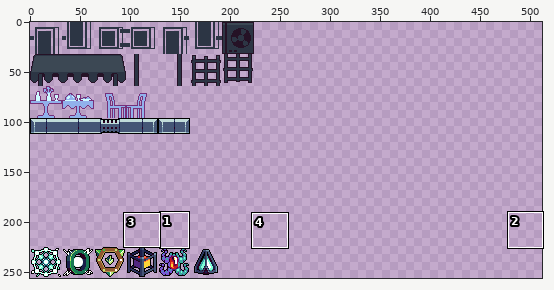
Two states of a sprite sheet, pics/CityTilesOverlay.png. Above, an overview of the earlier version with the close-up marked.
Close-up. The starting point:
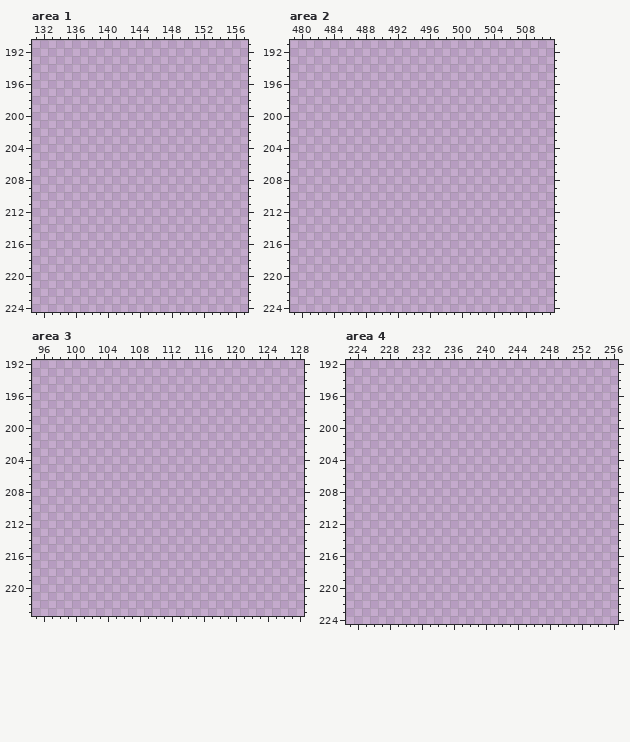
The file is 512x256 pixels. Shown: area 1: x 131..157, y 191..224; area 2: x 479..511, y 191..224; area 3: x 95..128, y 192..223; area 4: x 223..256, y 192..224. The commit also changed other parts of the picture, which this record leaves out.
After:
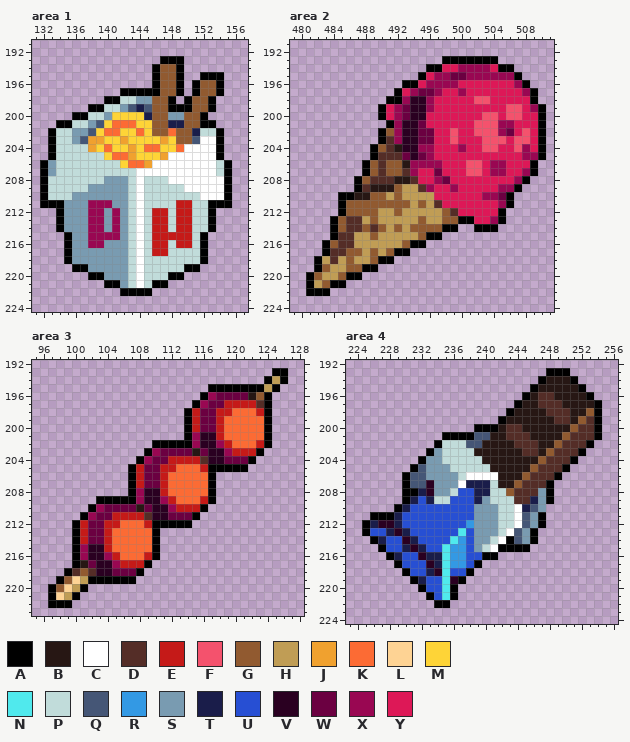
Palette (. is transparent): A #000000  B #271714  C #ffffff  D #542d27  E #c51a18  F #f4526d  G #915a30  H #c09d55  J #f0a12f  K #fc6b34  L #fed394  M #fed437  N #50e9ed  P #c1dcda  Q #455676  R #3399e4  S #799bb1  T #1a1d4a  U #274fd3  V #2a0021  W #6b0041  X #990752  Y #dd1857
Changes in this commit:
Changed rows in their new state; - is an unchanged pixel.
Area 1:
first column x 132:
193 ---------------AAA------
194 --------------AGGA------
195 --------------AGGA--AAA-
196 --------------AGGA-AGGA-
197 ----------AAAAAGGA-AGGA-
198 --------AAPPSSGGA-AGGA--
199 ------AAPPSQTQGGAAAGGA--
200 ----AAPPSMMMMTGGSSGGA---
201 --AAPPSQMKKKMMGGTTGGAA--
202 -APPSSQMKKMMKMGGKGGTPPA-
203 -APPSQJJMMJMMMMJMGGQCCA-
204 -APPPPJMKMMJMKKMMKCCCCA-
205 -APPPPPPMKKJMMMJCCCCCCA-
206 ASPPPPPPPPMKKJCCCCCCCCPA
207 ASPPPPPPPPPPCCCCCCCCCCPA
208 APPPPPPPSSSPCPPPCCCCCCCA
209 APPPPPSSSSSPCPPPPPCCCCCA
210 APPPSSSSSSSPCPPPPPPPCCCA
211 AAASSSXXXSSPCPPPPEEPPAAA
212 --ASSSXXSXSPCPEEPEEPPA--
213 --ASSSXXSXSPCPEEPEEPPA--
214 --ASSSXXSXSPCPEEPEEPPA--
215 ---ASSXXXXSPCPEEEEEPA---
216 ---ASSXXSSSPCPEEPEEPA---
217 ---ASSSSSSSPCPEEPPPPA---
218 ---ASSSSSSSPCPPPPPPPA---
219 ----AASSSSSPCPPPPPAA----
220 ------AASSSPCPPPAA------
221 --------AASPCPAA--------
222 ----------AAAA----------
Area 2:
first column x 481:
193 -----------------AAAAAAA------
194 ---------------AAYYXXXXYAA----
195 --------------AYXXWWXXXXXXA---
196 ------------AAYXXXXYYYYYYYXA--
197 -----------AYXWWXYYXYYYYYYYXA-
198 ----------AAXVVXYYYYYFFYYYYYA-
199 ---------AYXWVVXYYYYYYYYYFFYXA
200 ---------AYXWVVYYYYYYYFFYFFYYA
201 ----------AXVVWYYYYYYFFFXXYYYA
202 ---------AGXVVWWYYFYYFFFXWYFYA
203 ---------ADXVVWWYYFYYYFFFYFFYA
204 --------AGDBVVXXYYYXYYFFYYFXYA
205 --------ADDDWVWXYYYYYYYYYYYXXA
206 -------AGDGGBXXXXYYYFFYXXYYYA-
207 -------AGDGGDXYYWYYYFFYXXYYXA-
208 ------AGDDDBBDYYXWYYYYYYYYXA--
209 ------ADBBBGHHDXYYXYYYYYXXA---
210 ----AABBGGHGHHHHYYYYYYXXWA----
211 ----AGGGGGGGGHGHDYYYYYYYXA----
212 ----AGGGGHHGHHHHHGDYYYYYA-----
213 ---AGDDHGHHHHHGHHGGAAYYXA-----
214 ---AGDDGDGHGHGGGGAA--AAA------
215 ---ADDHHGHHHHHGAA-------------
216 --AGDDHHHHHHGAA---------------
217 --ADDGGHGHGAA-----------------
218 -AHDHGHHGAA-------------------
219 -AGHHGGAA---------------------
220 AGHHGAA-----------------------
221 AHGAA-------------------------
222 AAA---------------------------
Area 3:
first column x 97:
193 ----------------------------AA
194 ---------------------------AHA
195 --------------------AAAAAAAHA-
196 -------------------AXWWWWBGA--
197 ------------------AXWWEEEEDA--
198 -----------------AEWWEEKKKEA--
199 -----------------AEWWEKKKKKA--
200 -----------------AEWWEKKKKKA--
201 -----------------AXVVEKKKKKA--
202 -------------AAAAAXVVXEKKKEA--
203 ------------AXWWWWBWVVXEEEA---
204 -----------AXWWEEEEDVVWWWA----
205 ----------AEWWEEKKKEAAAAA-----
206 ----------AEWWEKKKKKA---------
207 ----------AEWWEKKKKKA---------
208 ----------AXVVEKKKKKA---------
209 ------AAAAAXVVXEKKKEA---------
210 -----AXWWWWBWVVXEEEA----------
211 ----AXWWEEEEDVVWWWA-----------
212 ---AEWWEEKKKEAAAAA------------
213 ---AEWWEKKKKKA----------------
214 ---AEWWEKKKKKA----------------
215 ---AXVVEKKKKKA----------------
216 ---AXVVXEKKKEA----------------
217 ---ABWVVXEEEA-----------------
218 --ADGDVVWWWA------------------
219 -AGLHAAAAAA-------------------
220 AGLHA-------------------------
221 ALHA--------------------------
222 AAA---------------------------
Area 4:
first column x 225:
193 -----------------------AAA----
194 ----------------------ABBBA---
195 ---------------------ABBBBBA--
196 --------------------ABDDBBBBA-
197 -------------------ABBDDDBBBBA
198 ------------------ABBBBDDDBBGA
199 -----------------ABBBBBBDDBGDA
200 --------------AAABDDBBBBBBGDDA
201 ----------AAAAQQBBDDDBBBBGDDDA
202 ---------APPPQQBBBBDDDBBGDDDA-
203 --------ASPPPPBBBBBBDDBGDDDA--
204 -------ASSPPPPPBBBBBBBGDDDA---
205 ------AQSSSPPPPPBBBBBGDDDA----
206 -----AQQSSSSPCCCCBBBGDDDA-----
207 -----AQQVSSSCTTTPBBGDDDA------
208 -----AATVSSPUUTTPPGDDDSA------
209 -----ATUTPPUUUTSPPPDDTSA------
210 ----ATUUUUUUUUSSSPPCTQS-------
211 -AAATUUUUUUUUUSSSPPCQSA-------
212 ATVVTUUUUUUUURSSSPPCQSA-------
213 AUUTVTUUUUUUNUSSSPCQSA--------
214 -ATUUVTUUUUNRUSSPCAQSA--------
215 --AUUTVTUUNRRUSPCAAAA---------
216 ---ATUUVTTNRRUUAA-------------
217 ----AUUUVTNRRUA---------------
218 -----AUUTVNUUA----------------
219 ------ATUUNVA-----------------
220 -------AUUNA------------------
221 --------AUNA------------------
222 ---------AA-------------------
Where, in picture pixels (left, top, right, bottom), the same in both close-ups:
added: (40, 56, 232, 296)
added: (306, 56, 546, 296)
added: (48, 368, 288, 608)
added: (362, 368, 602, 608)
